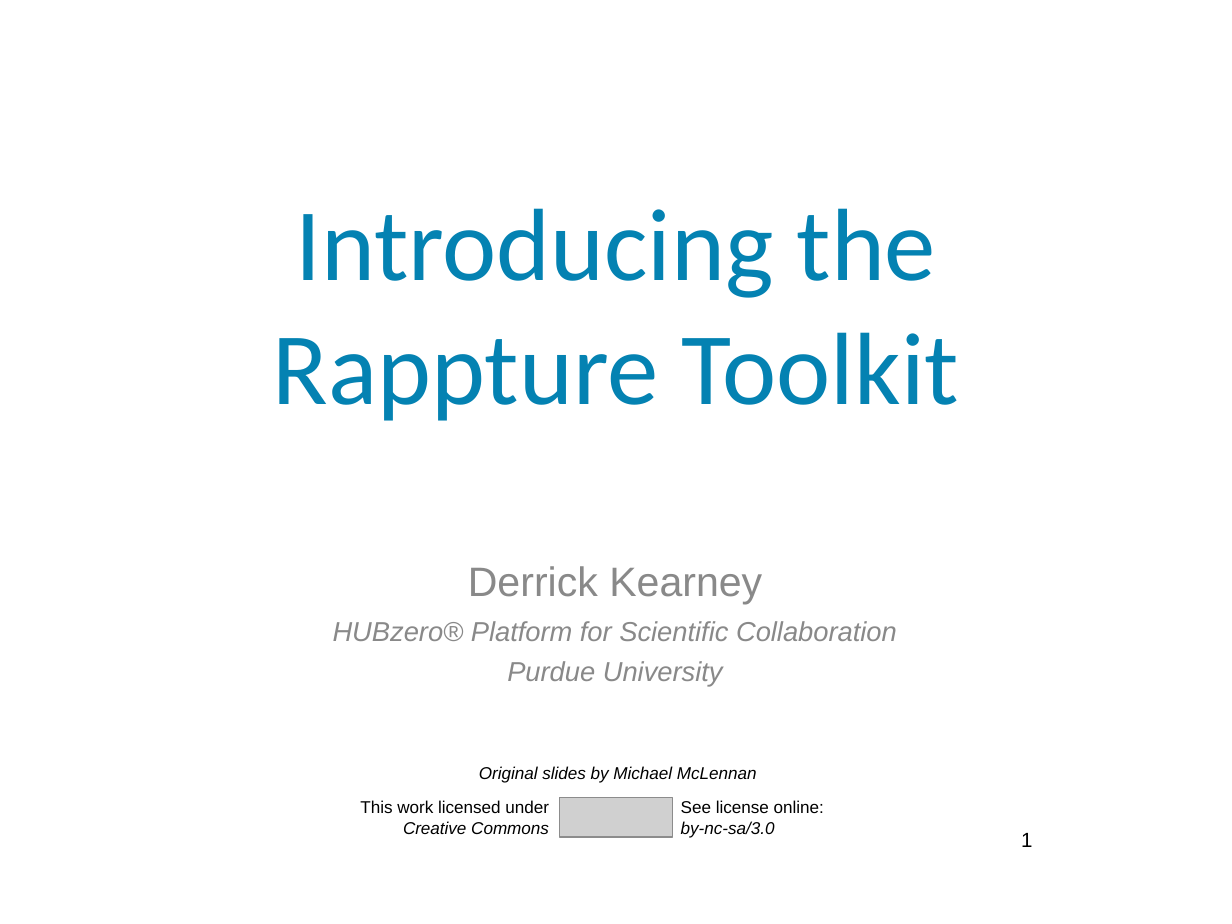
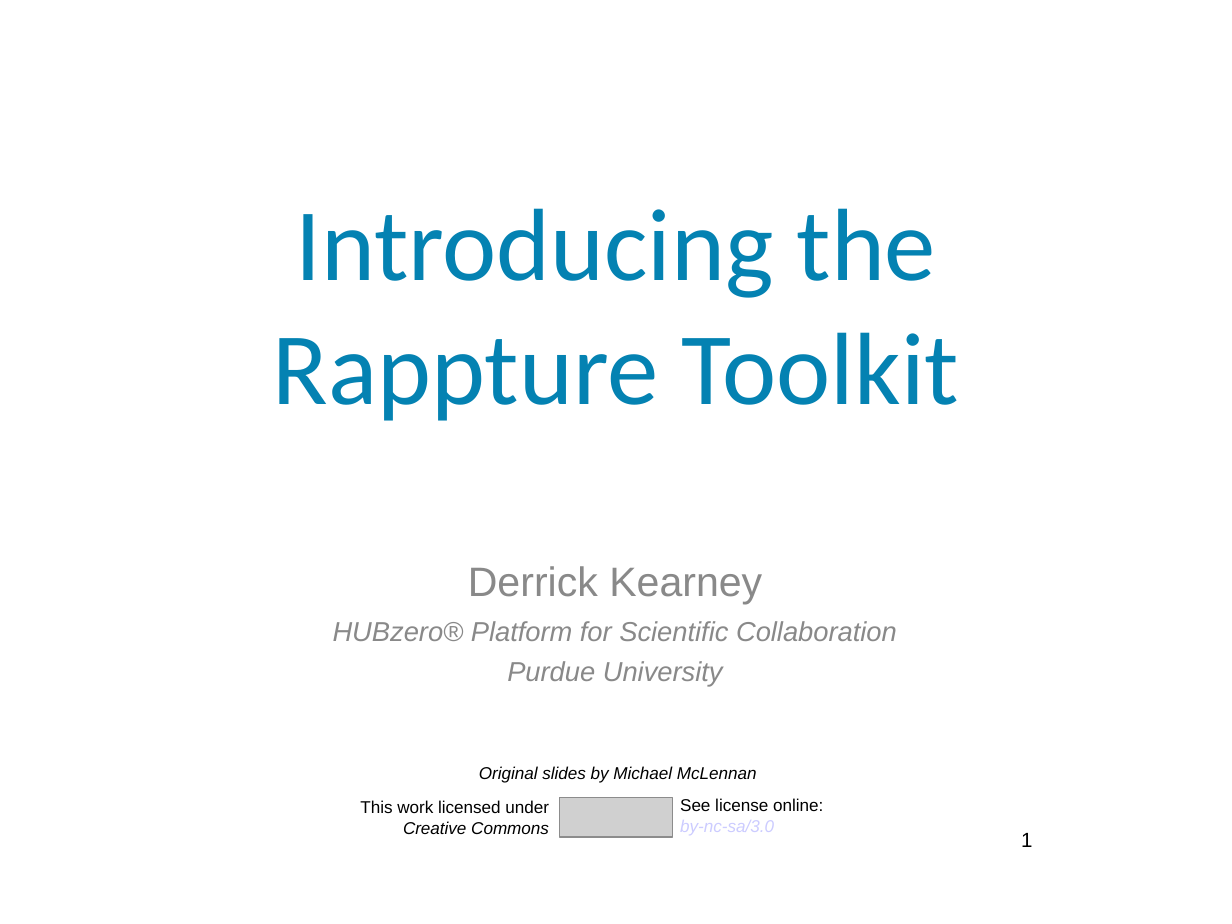
Before and after one commit to codedsk/nanohubuserconf2015, a slide deck: slide 1 of materials/2 - Introducing Rappture.odp. Drawn at 1232x924 pixels with LibreOffice and Linux fonts; fonts in the diff are those of the drawing; grey boxes stand for pictures; background and template pictures are left out. Boxes give left, top, right and bottom in pixels: in the first picture for what was removed or moved away, otherwise in the second. Text is boxed around its words. In the diff, an @@ line names an element or a change of style, - is before the commit and + after.

Commit message:
updating the license link for presentations.

```diff
--- a/materials/2 - Introducing Rappture.odp
+++ b/materials/2 - Introducing Rappture.odp
@@ text "See license online:" at [680, 798, 823, 835]: text colour #000000 to #CCCCFF in "by-nc-sa/3.0" @@
```
Also in this commit, not shown: 2 other files.
